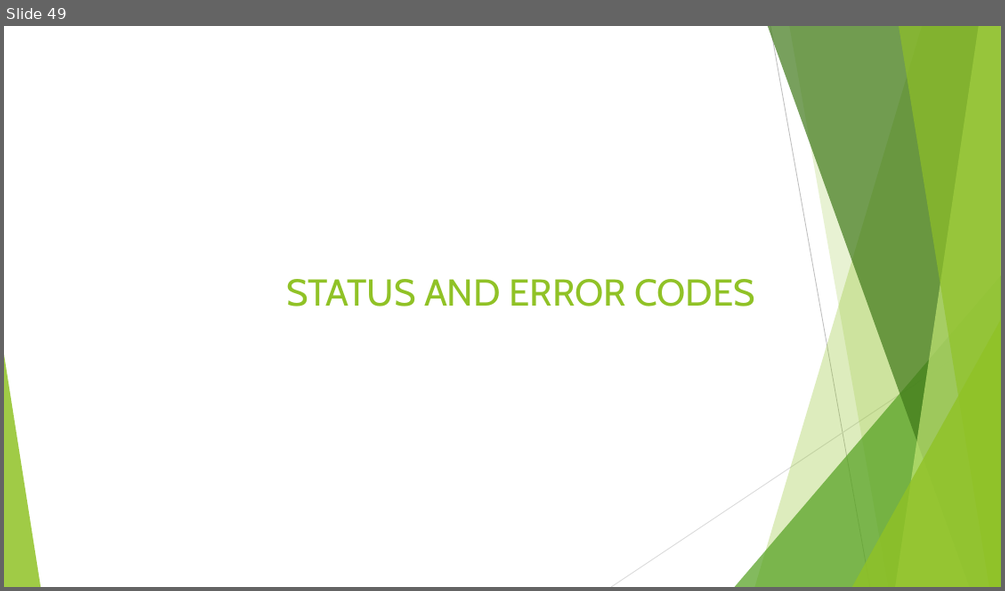
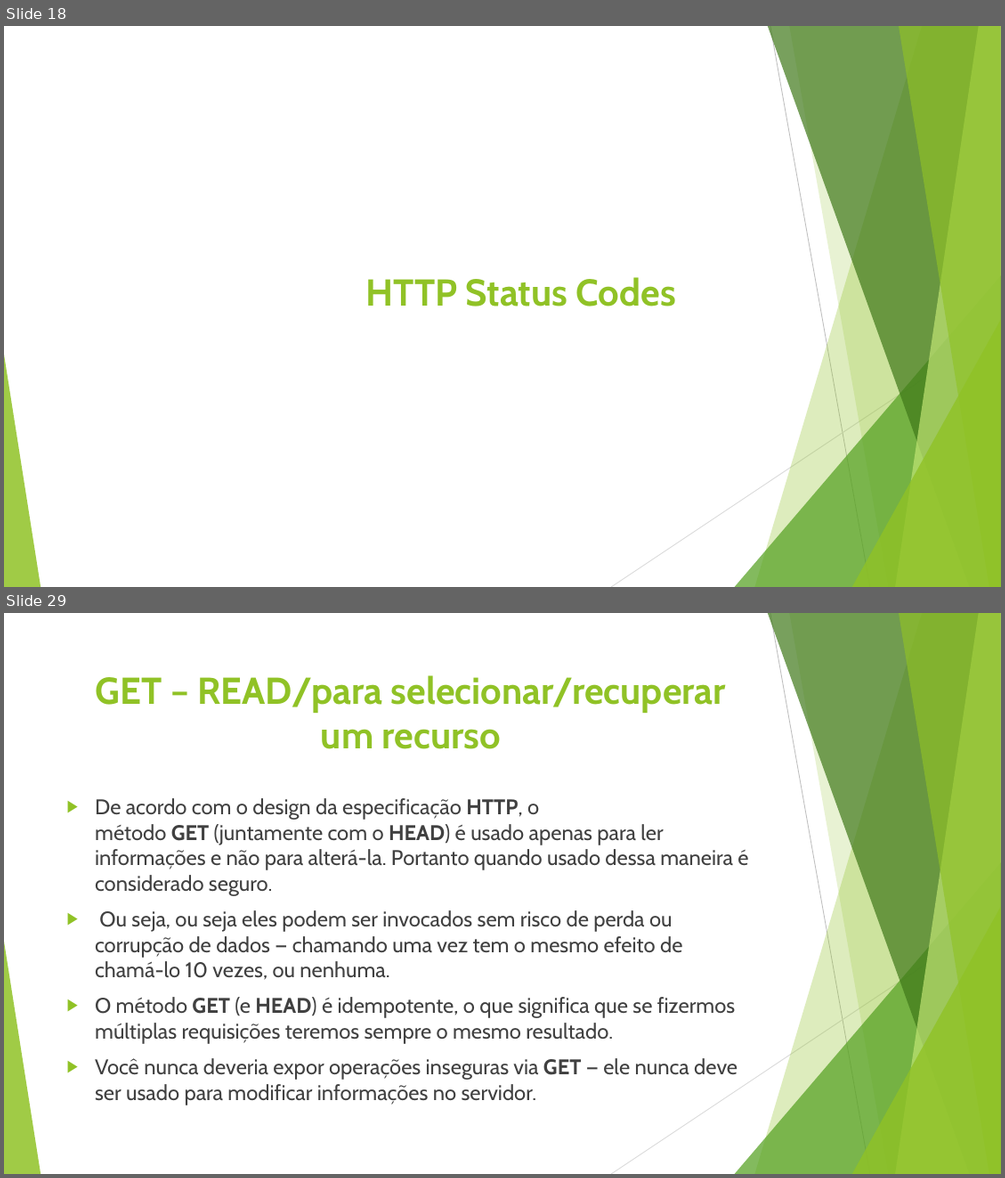
Before and after one commit to leandrocgsi/RestWithASP-NETUdemy, a slide deck: Documents/Understending RESTFul API's .pptx. Shown one above the other, each under a label of ours: slide 49 before the commit, slides 18 and 29 after it; the slides between them are not shown. The pictures are 1005x591 and 1005x1178 pixels, drawn with LibreOffice and Linux fonts; fonts in the diff are those of the drawing. Boxes give left, top, right and bottom in pixels: in the first picture for what was removed or moved away, otherwise in the second. Text is boxed around its words. In the diff, an @@ line names an element or a change of style, - is before the commit and + after.

```diff
--- a/Documents/Understending RESTFul API's .pptx
+++ b/Documents/Understending RESTFul API's .pptx
@@ slide 29 added at box(4, 613, 1001, 1174), background #FFFFFF; not listed: 10 template elements that a slide beside it also shows @@
@@ title added at box(96, 675, 726, 749), 36 pt, text #90C226, bold @@
+GET – READ/para selecionar/recuperar um recurso
@@ text added at box(95, 798, 748, 1105), 20.4 pt, text #404040 @@
+▶ De acordo com o design da especificação HTTP, o método GET (juntamente com o HEAD) é usado apenas para ler informações e não para alterá-la. Portanto quando usado dessa maneira é considerado seguro.
+▶ Ou seja, ou seja eles podem ser invocados sem risco de perda ou corrupção de dados — chamando uma vez tem o mesmo efeito de chamá-lo 10 vezes, ou nenhuma.
+▶ O método GET (e HEAD) é idempotente, o que significa que se fizermos múltiplas requisições teremos sempre o mesmo resultado.
+▶ Você nunca deveria expor operações inseguras via GET — ele nunca deve ser usado para modificar informações no servidor.
@@ what was slide 49 is now slide 18 @@
@@ slide 18 changed as well @@
@@ title at box(366, 277, 676, 306): text changed; bold on @@
-STATUS AND ERROR CODES
+HTTP Status Codes
```
Also in this commit, not shown: 4 other slides changed, 47 other slides added, 47 slides removed, 3 other files.
